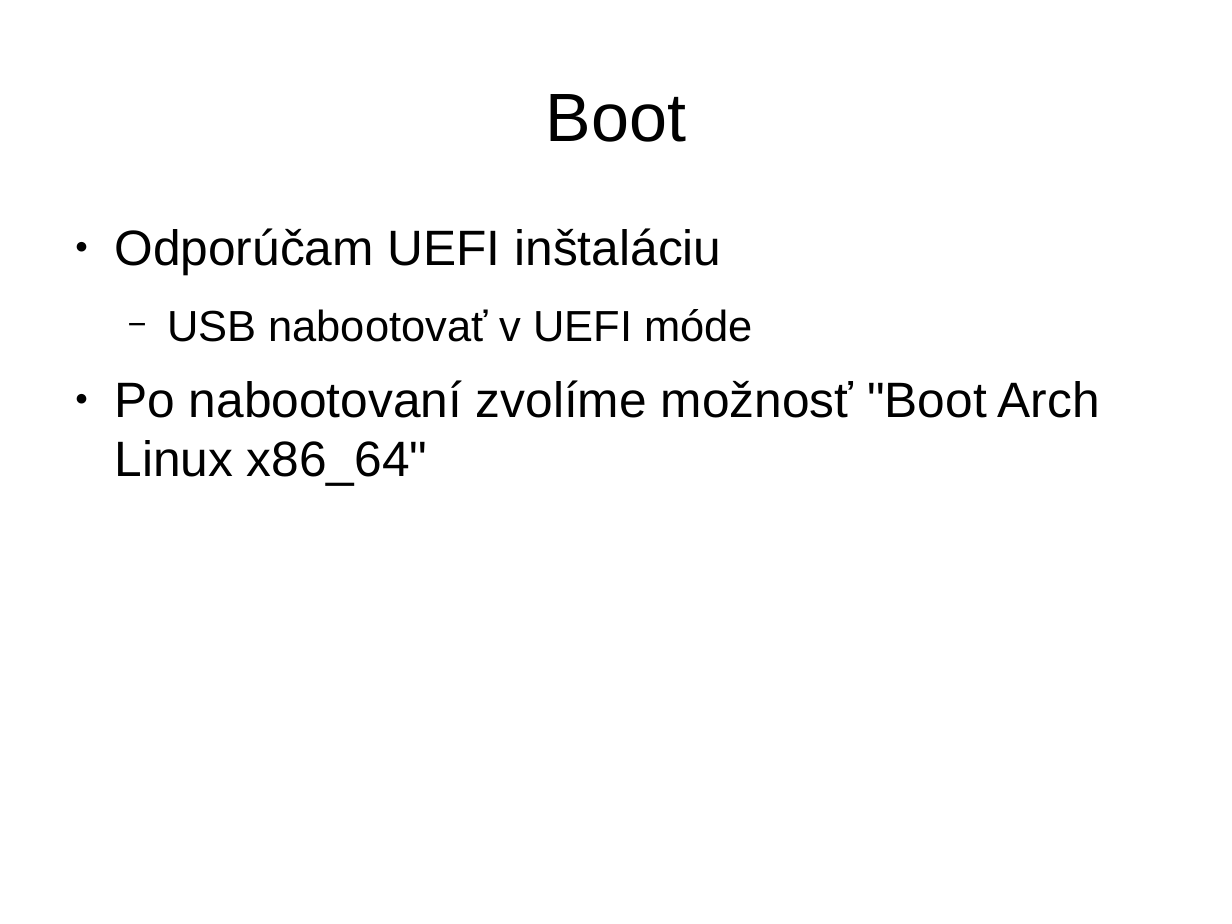
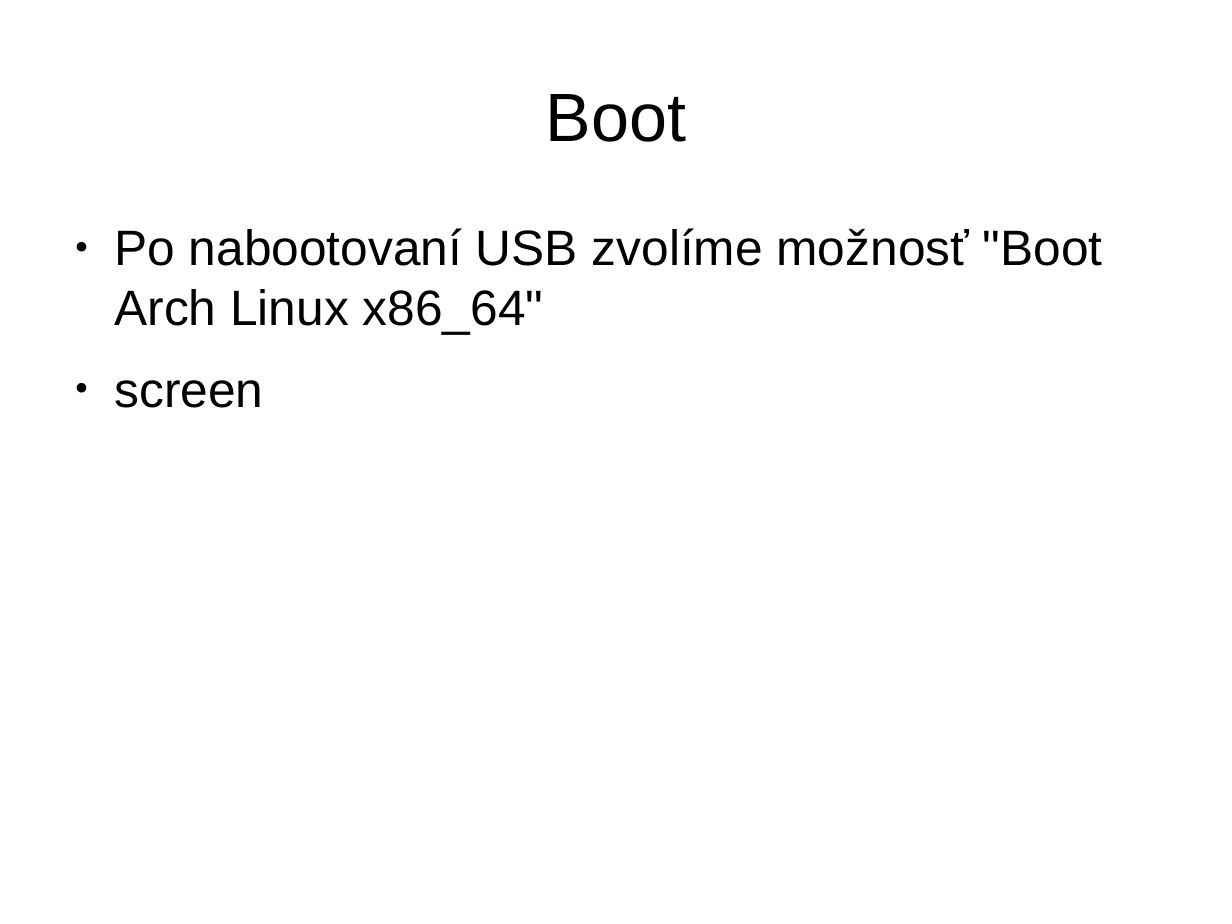
Before and after one commit to radi42/FRI, a slide deck: slide 11 of Ing/2.semester/UNIX/Sisila_Andrej_Instalacia_Arch_Linux.odp (slide 8 before the commit). Drawn at 1232x924 pixels with LibreOffice and Linux fonts; fonts in the diff are those of the drawing. Boxes give left, top, right and bottom in pixels: in the first picture for what was removed or moved away, otherwise in the second. Text is boxed around its words. In the diff, an @@ line names an element or a change of style, - is before the commit and + after.

```diff
--- a/Ing/2.semester/UNIX/Sisila_Andrej_Instalacia_Arch_Linux.odp
+++ b/Ing/2.semester/UNIX/Sisila_Andrej_Instalacia_Arch_Linux.odp
@@ text at <box>114,228,1103,408</box>: text changed @@
-● Odporúčam UEFI inštaláciu
-  − USB nabootovať v UEFI móde
-● Po nabootovaní zvolíme možnosť "Boot Arch Linux x86_64"
+● Po nabootovaní USB zvolíme možnosť "Boot Arch Linux x86_64"
+● screen
```
Also in this commit, not shown: 17 other slides changed, 31 slides added, 1 slide removed.
